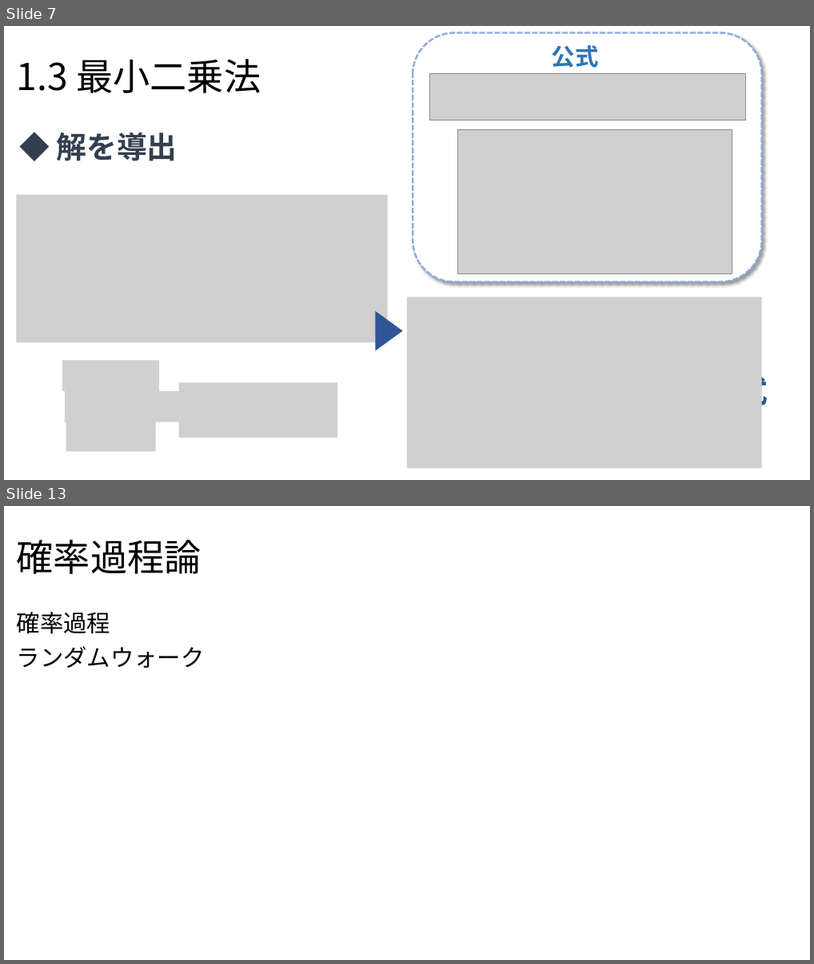
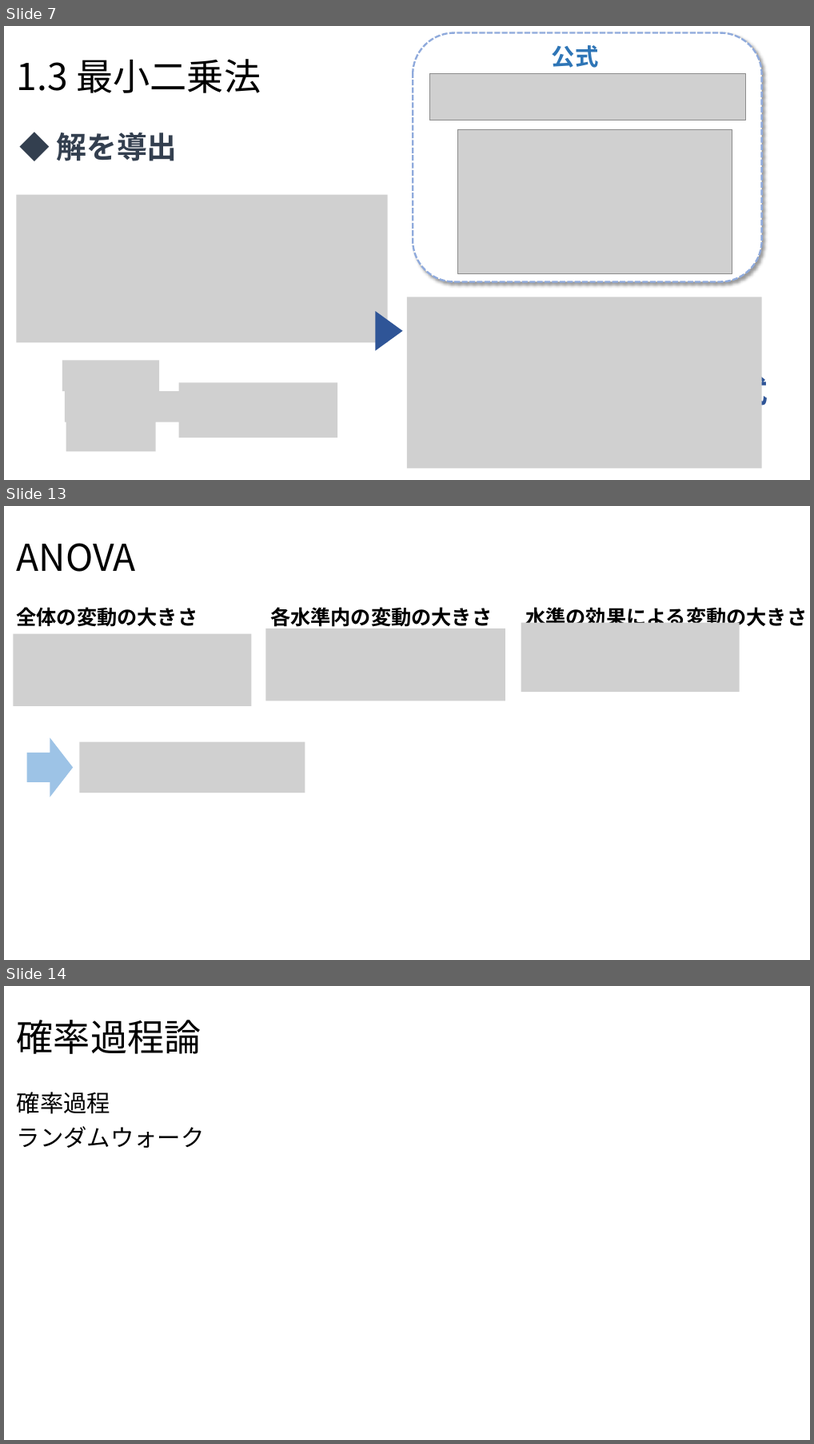
Before and after one commit to Yoshifumi14/stats, a slide deck: statistics2.pptx. Shown one above the other, each under a label of ours: slides 7 and 13 before the commit, slides 7, 13 and 14 after it; the slides between them are not shown. The pictures are 814x964 and 814x1444 pixels, drawn with LibreOffice and Linux fonts; fonts in the diff are those of the drawing; grey boxes stand for pictures. Boxes give left, top, right and bottom in pixels: in the first picture for what was removed or moved away, otherwise in the second. Text is boxed around its words. In the diff, an @@ line names an element or a change of style, - is before the commit and + after.

```diff
--- a/statistics2.pptx
+++ b/statistics2.pptx
@@ slide 13 added at box(4, 506, 810, 960), background #FFFFFF @@
@@ title added at box(17, 543, 136, 572), 44 pt, text #000000 @@
+ANOVA
@@ text added at box(17, 607, 198, 627), 24 pt, text #000000, bold @@
+全体の変動の大きさ
@@ text added at box(270, 607, 492, 630), 24 pt, text #000000, bold @@
+各水準内の変動の大きさ
@@ picture added at box(522, 623, 740, 692) @@
@@ text added at box(526, 604, 807, 630), 24 pt, text #000000, bold @@
+水準の効果による変動の大きさ
@@ picture added at box(13, 634, 251, 706) @@
@@ picture added at box(266, 628, 506, 700) @@
@@ right arrow added at box(27, 738, 73, 797), fill #9DC3E6 @@
@@ picture added at box(80, 742, 306, 792) @@
@@ what was slide 13 is now slide 14 @@
```
Also in this commit, not shown: 1 slide changed, 1 other slide added, 1 slide removed, 2 other files.
